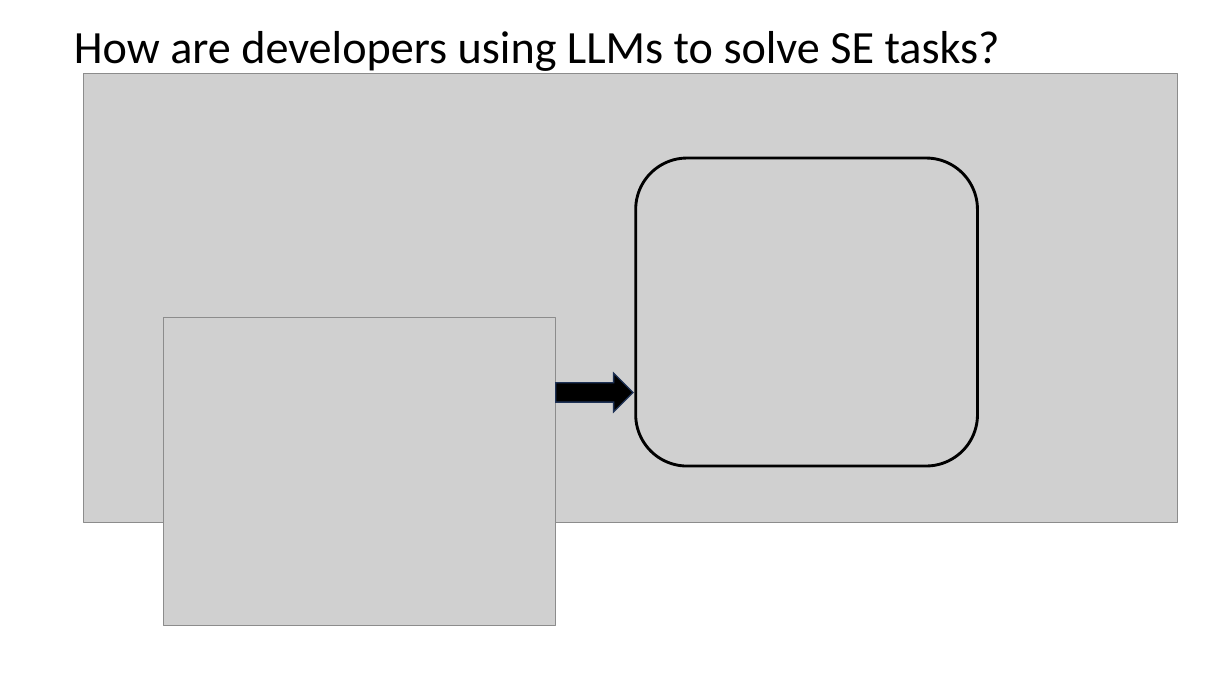
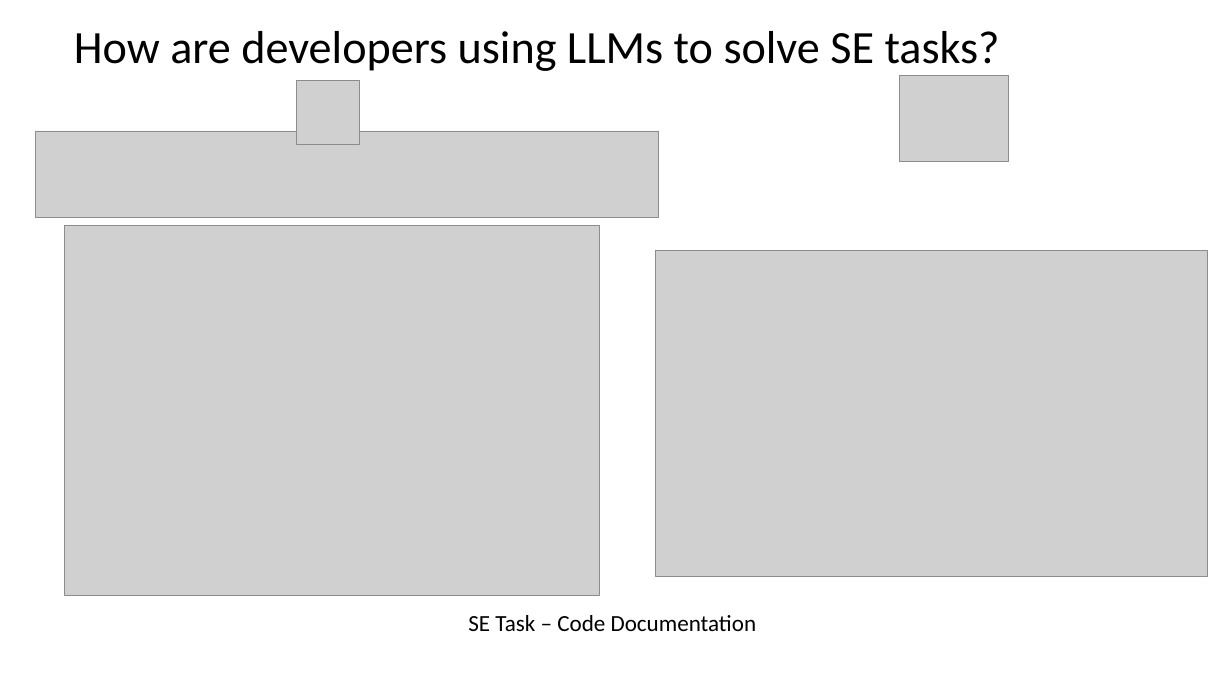
Before and after one commit to johnxu21/johnxu21.github.io, a slide deck: slide 7 of teaching/CS472/Timetable/LLM.pptx. Drawn at 1232x693 pixels with LibreOffice and Linux fonts; fonts in the diff are those of the drawing; grey boxes stand for pictures. Boxes give left, top, right and bottom in pixels: in the first picture for what was removed or moved away, otherwise in the second. Text is boxed around its words. In the diff, an @@ line names an element or a change of style, - is before the commit and + after.

```diff
--- a/teaching/CS472/Timetable/LLM.pptx
+++ b/teaching/CS472/Timetable/LLM.pptx
@@ picture removed at bbox=[83, 73, 1177, 523] @@
@@ picture added at bbox=[297, 80, 360, 144] @@
@@ picture added at bbox=[899, 76, 1009, 162] @@
@@ picture added at bbox=[35, 131, 659, 217] @@
@@ rounded rectangle removed at bbox=[636, 158, 978, 466] @@
@@ picture: place and size @@
-picture at bbox=[164, 318, 556, 626]
+picture at bbox=[65, 226, 600, 595]
@@ picture added at bbox=[656, 250, 1208, 576] @@
@@ right arrow removed at bbox=[555, 373, 633, 412] @@
@@ text added at bbox=[468, 615, 757, 631], 18 pt, text #000000 @@
+SE Task – Code Documentation
```
Also in this commit, not shown: 1 other slide changed, 3 slides added, 1 other file.
